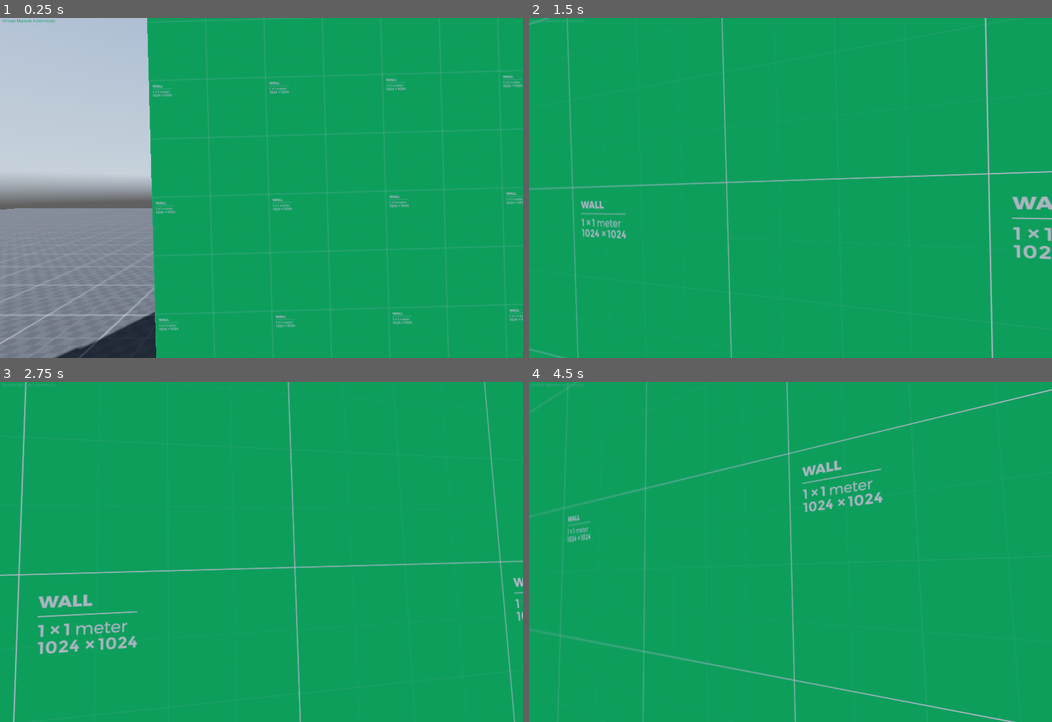
Above: before the commit, frames 1-4 (two rows, left to right).
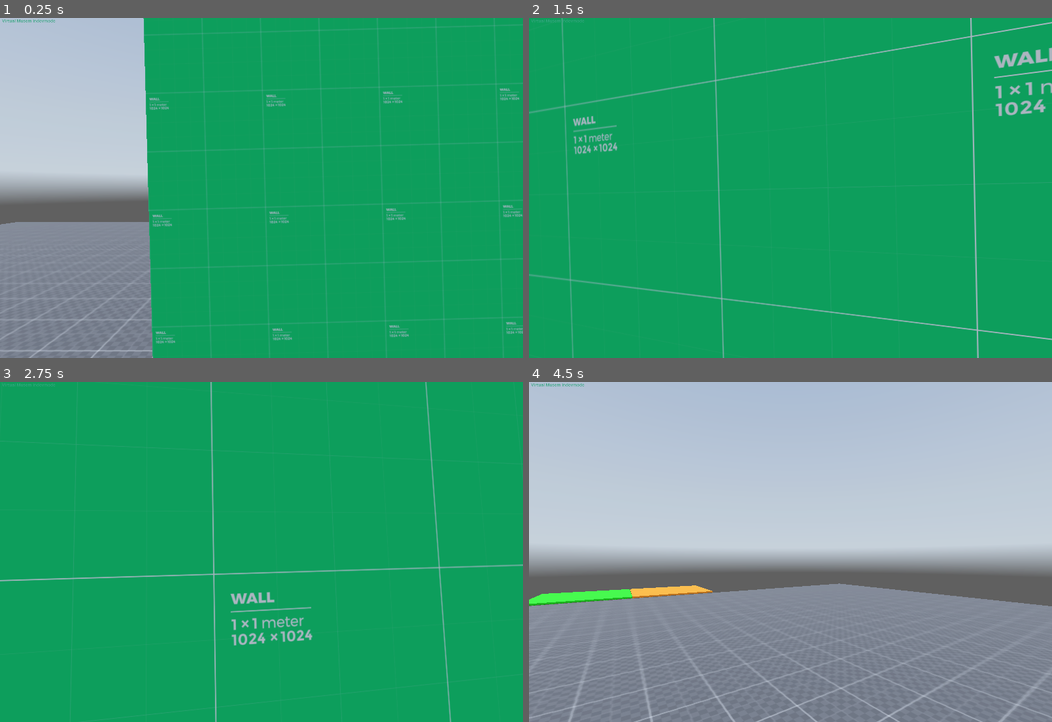
Above: after the commit, the same moments.

Repository: jovian-od/VirtualGallery
Game: Godot game, scene res://scence/world.tscn
The game is run twice, just before and just after one commit, with the same random seed, the same clock (stepped at 60 frames per second) and the same inputs. A sky picture missing from this copy of the repository is replaced by a grey-blue gradient.
Inputs (mouse positions are in pixels of both pictures, inside the frame that each line leads up to):
- Up to frame 1 (0.25 s): no input
- Up to frame 2 (1.5 s): tap Enter (ui_accept) at 0.5, 0.77 s; move the mouse to (816, 188) at 0.52 s; hold G 0.53-1.28 s; hold W (forward) from 0.53 s (still down); tap E (interact) at 0.6 s; move the mouse to (764, 188) at 1.27 s; tap G at 1.35 s
- Up to frame 3 (2.75 s): keep holding W (forward); tap Enter (ui_accept) at 1.52 s; tap E (interact) at 1.55, 2.1 s; move the mouse to (271, 545) at 2.02 s; hold G from 2.03 s (still down)
- Up to frame 4 (4.5 s): keep holding W (forward); tap Enter (ui_accept) at 2.75, 3.02, 3.77 s; move the mouse to (785, 558) at 2.77 s; release G at 2.78 s; tap Shift (sprint) at 2.85 s; tap E (interact) at 3.05, 4.35 s; move the mouse to (827, 555) at 3.52 s; hold G 3.53-4.28 s; move the mouse to (748, 548) at 4.27 s

The runs differ from the first frame. In frame 1, 7.3% of the frame differs, in the area x 0-100%, y 0-100%; in frame 2, 5.1%; in frame 3, 4.1%; in frame 4, 100%.

Commit message:
footstep sound system init, show cursor with 'G'

Diff:
--- a/project.godot
+++ b/project.godot
@@ -20,7 +20,6 @@
 
 window/size/viewport_width=2000
 window/size/viewport_height=1300
-window/size/mode=3
 window/size/initial_position_type=0
 window/size/initial_position=Vector2i(0, -200)
 
--- a/scence/world.tscn
+++ b/scence/world.tscn
@@ -19,6 +19,12 @@
 albedo_texture = ExtResource("1_loqtw")
 uv1_triplanar = true
 
+[sub_resource type="StandardMaterial3D" id="StandardMaterial3D_u4yjv"]
+albedo_color = Color(0.0326666, 0.49, 0, 1)
+
+[sub_resource type="StandardMaterial3D" id="StandardMaterial3D_lhauw"]
+albedo_color = Color(0.53, 0.300333, 0, 1)
+
 [sub_resource type="PanoramaSkyMaterial" id="PanoramaSkyMaterial_036b0"]
 panorama = ExtResource("2_3f0ma")
 
@@ -34,12 +40,13 @@
 [node name="world" type="Node3D"]
 
 [node name="player" type="CharacterBody3D" parent="."]
-transform = Transform3D(1, 0, 0, 0, 1, 0, 0, 0, 1, 0, 0.278144, 0)
+transform = Transform3D(1, 0, 0, 0, 1, 0, 0, 0, 1, 0, 1.38811, 0)
 script = ExtResource("1_3f0ma")
 
 [node name="playerCollider" type="CollisionShape3D" parent="player"]
 transform = Transform3D(1, 0, 0, 0, 1, 0, 0, 0, 1, 0, 1, 0)
 shape = SubResource("CapsuleShape3D_j6sff")
+debug_color = Color(0, 0.6, 0.701961, 1)
 
 [node name="head" type="Node3D" parent="player"]
 transform = Transform3D(1, 0, 0, 0, 1, 0, 0, 0, 1, 0, 1.6, 0)
@@ -48,9 +55,14 @@
 fov = 68.2
 script = ExtResource("2_6psia")
 
-[node name="RayCast3D" type="RayCast3D" parent="player/head/Camera3D"]
+[node name="RayCastHead" type="RayCast3D" parent="player/head/Camera3D"]
 target_position = Vector3(0, 0, -3)
 collide_with_areas = true
+
+[node name="FootstepPlayer" type="AudioStreamPlayer3D" parent="player"]
+
+[node name="RayCastFeet" type="RayCast3D" parent="player"]
+target_position = Vector3(0, -0.5, 0)
 
 [node name="stage" type="Node3D" parent="."]
 physics_interpolation_mode = 1
@@ -68,6 +80,7 @@
 use_collision = true
 size = Vector3(40, 1, 40)
 material = SubResource("StandardMaterial3D_aqk2v")
+metadata/surfaceType = "default"
 
 [node name="debugLabel" type="RichTextLabel" parent="stage"]
 modulate = Color(0.209046, 0.648167, 0.502491, 1)
@@ -77,6 +90,20 @@
 scale = Vector2(1, 0.914286)
 text = "  Virtual Musem indevmode"
 autowrap_mode = 0
+
+[node name="Grass" type="CSGBox3D" parent="stage"]
+transform = Transform3D(1, 0, 0, 0, 1, 0, 0, 0, 1, -22.4303, -0.00773048, 0.000366211)
+use_collision = true
+size = Vector3(5, 0.1, 5)
+material = SubResource("StandardMaterial3D_u4yjv")
+metadata/surfaceType = "grass"
+
+[node name="Dirt" type="CSGBox3D" parent="stage"]
+transform = Transform3D(1, 0, 0, 0, 1, 0, 0, 0, 1, -22.4201, 9.53674e-07, -4.99372)
+use_collision = true
+size = Vector3(5, 0.1, 5)
+material = SubResource("StandardMaterial3D_lhauw")
+metadata/surfaceType = "dirt"
 
 [node name="env" type="Node3D" parent="."]
 transform = Transform3D(1, 0, 0, 0, 1, 0, 0, 0, 1, -0.0464887, 0, 0)
--- a/scripts/player.gd
+++ b/scripts/player.gd
@@ -1,15 +1,28 @@
 extends CharacterBody3D
 
 @onready var head: Node3D = $head
-@onready var camera_3d: Camera3D = $head/Camera3D
-@onready var raycast: RayCast3D = $head/Camera3D/RayCast3D
+#@onready var camera_3d: Camera3D = $head/Camera3D
+@onready var raycastHead: RayCast3D = $head/Camera3D/RayCastHead
+@onready var raycastFeet: RayCast3D = $RayCastFeet
 
 var currentSpeed = 5.0
-var look_rotation = Vector2()
+var lookRotation = Vector2()
+var cameraRotation : bool = true
+var captureMouse : bool = true
 const WALK_SPEED = 5.0
 const SPRINT_SPEED = 8.0
 const JUMP_VELOCITY = 4.5
 const MOUSE_SENS = 0.003
+
+var footstep_sounds = {
+	"grass": preload("res://sounds/footstep_grass.ogg"),
+	"dirt": preload("res://sounds/footstep_dirt.ogg"),
+	"stone": preload("res://sounds/footstep_stone.ogg"),
+	#"wood": preload("res://sounds/footstep_wood1.ogg"),
+	"default": preload("res://sounds/footstep_default.ogg")
+}
+var footstepTimer = 0.0
+var footstepInterval = 0.4
 
 func _ready() -> void:
 	Input.set_mouse_mode(Input.MOUSE_MODE_CAPTURED)
@@ -24,26 +37,37 @@
 #		get_tree().quit()
 
 func _input(event):
-	if event is InputEventMouseMotion:
-		look_rotation.x -= event.relative.x * MOUSE_SENS
-		look_rotation.y -= event.relative.y * MOUSE_SENS
-		look_rotation.y = clamp(look_rotation.y, -1.5, 1.5)  # Prevent flipping
+	if event is InputEventMouseMotion and cameraRotation:
+		lookRotation.x -= event.relative.x * MOUSE_SENS
+		lookRotation.y -= event.relative.y * MOUSE_SENS
+		lookRotation.y = clamp(lookRotation.y, -1.5, 1.5)  # Prevent flipping
 
-		rotation.y = look_rotation.x
-		head.rotation.x = look_rotation.y
+		rotation.y = lookRotation.x
+		head.rotation.x = lookRotation.y
 
 	if event.is_action_pressed("ui_cancel"):
 		get_tree().quit()
 
+	# show mouse cursor and lock camera
+	if Input.is_key_pressed(KEY_G):
+		if captureMouse:
+			captureMouse = false
+			Input.set_mouse_mode(Input.MOUSE_MODE_VISIBLE)
+			cameraRotation = false
+		else:
+			captureMouse = true
+			Input.set_mouse_mode(Input.MOUSE_MODE_CAPTURED)
+			cameraRotation = true
+
 
 func _physics_process(delta: float) -> void:
 
-	# raycast
+	# raycast head
 	if Input.is_action_just_pressed("interact"):
 		#print("interact")
-		if raycast.is_colliding():
+		if raycastHead.is_colliding():
 			#print("raycast hit")
-			var hit = raycast.get_collider()
+			var hit = raycastHead.get_collider()
 			var door = hit.get_parent()
 			if door and door.has_method("toggle_door"):
 				#print("raycast hit door")
@@ -53,6 +77,15 @@
 		currentSpeed = SPRINT_SPEED
 	else:
 		currentSpeed = WALK_SPEED
+
+	var isMoving = velocity.length() > 0.1
+
+	if isMoving and is_on_floor():
+		footstepTimer -= delta * (currentSpeed * 0.2)
+		if footstepTimer <= 0.0:
+			play_footstep()
+			footstepTimer = footstepInterval
+
 	# Add the gravity.
 	if not is_on_floor():
 		velocity += get_gravity() * delta
@@ -73,3 +106,24 @@
 		velocity.z = move_toward(velocity.z, 0, currentSpeed)
 
 	move_and_slide()
+
+func play_footstep():
+	if raycastFeet and not raycastFeet.is_colliding():
+		return
+
+
+	var collider = raycastFeet.get_collider()
+	var surface_type = "default"
+
+	if collider.has_meta("surfaceType"):
+		surface_type = collider.get_meta("surfaceType")
+
+	print("Playing footstep sound: ", surface_type)
+
+	var stream = footstep_sounds.get(surface_type, footstep_sounds["default"])
+
+	if stream is Array:
+		stream = stream[randi() % stream.size()]
+
+	$FootstepPlayer.stream = stream
+	$FootstepPlayer.play()
Not shown: 1 places in scence/world.tscn that only renumber resources
Not shown, added: sounds/footstep_default.ogg.import
Not shown, added: sounds/footstep_dirt.ogg.import
Not shown, added: sounds/footstep_grass.ogg.import
Not shown, added: sounds/footstep_stone.ogg.import
Not shown, added: sounds/footstep_default.ogg
Not shown, added: sounds/footstep_dirt.ogg
Not shown, added: sounds/footstep_grass.ogg
Not shown, added: sounds/footstep_stone.ogg
